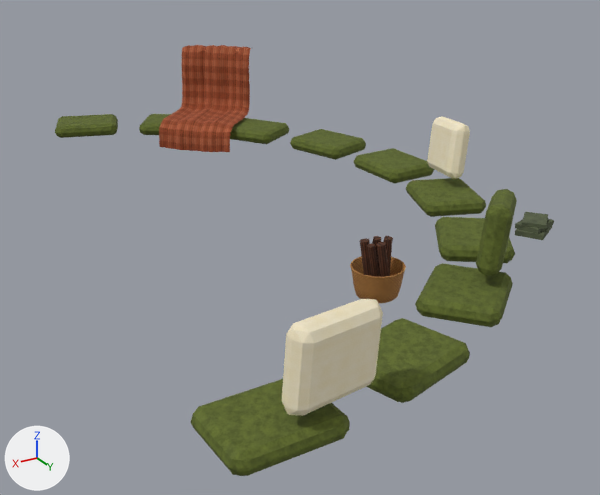
The glTF model public/assets/cove-modules/seating.glb as it was, and as the next commit left it.
One viewpoint serves both versions: a camera (50 mm lens) standing at (1.84, 7.0, 3.34) and looking at (-2.02, 0.56, 0.12). Arrows for +X, +Y and +Z are at lower left; the lights stay in place. The first picture is the older version. Where no turn or scale is listed for an object, it has been applied to the vertices. Vertices at exactly the same position are counted once.

The first picture shows 'Mesh_LinenPillow_0', 'Mesh_LinenPillow_1', 'Mesh_LinenPillow_2', 'Mesh_LogBasket', 'Mesh_MossCushion_3', 'Mesh_MossCushion_4', 'Mesh_MossCushion_5', 'Mesh_MossCushion_6', 'Mesh_MossCushion_7', 'Mesh_MossCushion_8', 'Mesh_MossCushion_9', 'Mesh_ThrowBlanket' and 5 more.
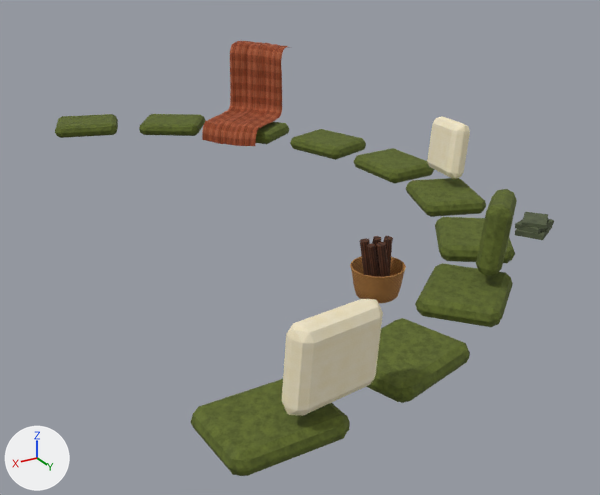
The edits, one by one:
me_mesh_throwblanket is used by ob_mesh_throwblanket; location (0.0, 0.0, 0.0).
me_mesh_throwblanket had 697 vertices, 1280 faces and spanned x -3.263..-1.811, y -3.291..-1.833, z 0.378..1.514.
me_mesh_throwblanket now has 697 vertices, 1280 faces and spans x -3.583..-2.229, y -2.805..-1.535, z 0.496..1.579.
me_mesh_throwblanket part 1: 697 of 697 vertices moved; they spanned x -3.263..-1.811, y -3.291..-1.833, z 0.378..1.514 and now span x -3.583..-2.229, y -2.805..-1.535, z 0.496..1.579; mean shift (-0.376, 0.395, 0.094).

What differs and where, as boxes [x1, y1, x2, y2] in the pictures (600 x 495 px):
'Mesh_ThrowBlanket', reshaped
    before: [159, 45, 251, 152]
    after: [202, 41, 290, 146]
'Mesh_MossCushion_1', unchanged, uncovered by the edit
    before: [139, 114, 171, 135]
    after: [139, 114, 205, 136]
